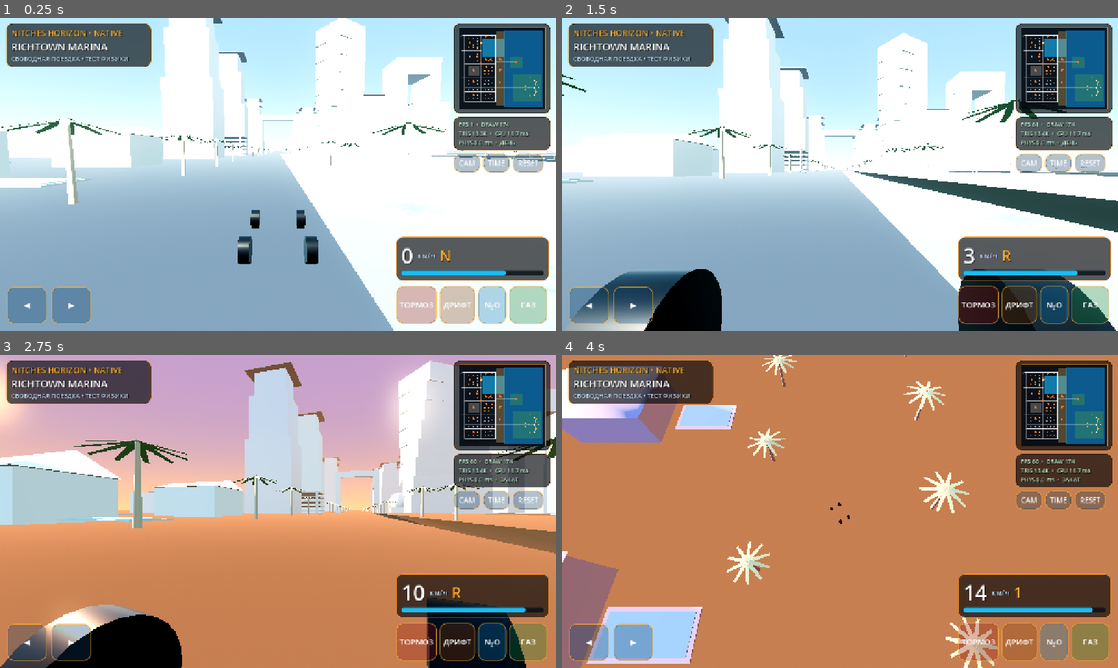
Above: before the commit, frames 1-4 (two rows, left to right).
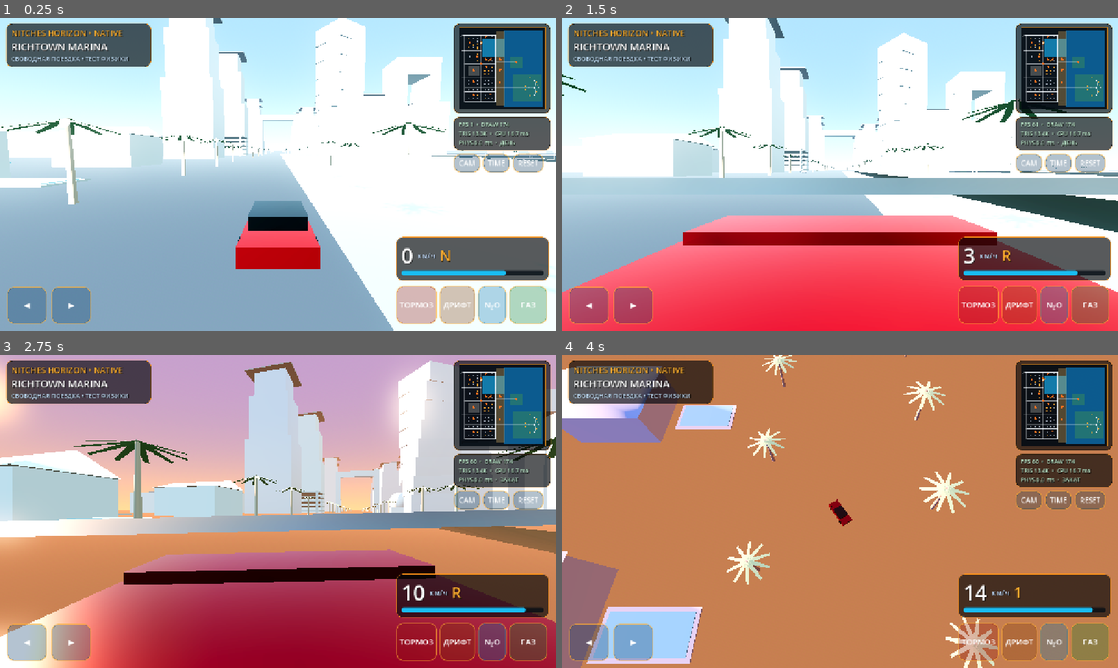
Above: after the commit, the same moments.

Repository: Aleksandr-pro/Nitches
Game: Godot game, scene res://scenes/main.tscn
Same seed, same stepped clock (60 frames per second), same inputs: the game is played once before the commit and once after it.
Inputs:
- Up to frame 1 (0.25 s): no input
- Up to frame 2 (1.5 s): tap Enter at 0.5 s; hold D (steer_right) 0.53-1.28 s; hold Shift (boost) 0.53-1.28 s; hold S (brake_reverse) from 1.28 s (still down); tap C (camera_toggle) at 1.35 s
- Up to frame 3 (2.75 s): release S (brake_reverse) at 2.03 s; hold D (steer_right) from 2.03 s (still down); hold T (time_toggle) from 2.03 s (still down)
- Up to frame 4 (4 s): release D (steer_right) at 2.78 s; release T (time_toggle) at 2.78 s; hold W (accelerate) 2.78-3.53 s; tap Shift (boost) at 2.85 s; hold A (steer_left) from 3.53 s (still down); hold C (camera_toggle) from 3.53 s (still down)

The runs differ from the first frame. In frame 1, 2.7% of the frame differs, in the area x 42-58%, y 58-81%; in frame 2, 33%; in frame 3, 34%, in the area x 0-100%, y 49-100%; in frame 4, 0.2%.
Error before the commit: Invalid assignment of property or key 'receive_shadow' with value of type 'bool' on a base object of type 'MeshInstance3D'. (res://scripts/vehicle_controller.g…

Commit message:
Remove invalid Godot 4 shadow receive property
Co-authored-by: arena-agent <297053741+arena-agent@users.noreply.github.com>

Diff:
--- a/native/scripts/vehicle_controller.gd
+++ b/native/scripts/vehicle_controller.gd
@@ -203,7 +203,6 @@
 	if node is MeshInstance3D:
 		var mesh_instance := node as MeshInstance3D
 		mesh_instance.cast_shadow = GeometryInstance3D.SHADOW_CASTING_SETTING_ON
-		mesh_instance.receive_shadow = true
 		if mesh_instance.mesh != null:
 			for surface_index in mesh_instance.mesh.get_surface_count():
 				var material := mesh_instance.get_surface_override_material(surface_index)
@@ -309,7 +308,6 @@
 	instance.material_override = material
 	instance.position = center
 	instance.cast_shadow = GeometryInstance3D.SHADOW_CASTING_SETTING_ON
-	instance.receive_shadow = true
 	_visual_root.add_child(instance)
 
 
